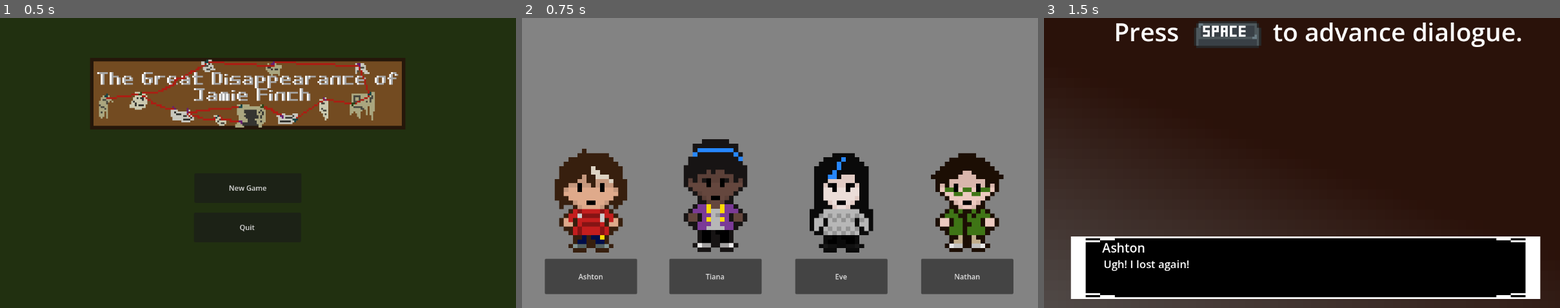
Above: before the commit, frames 1-3 (left to right).
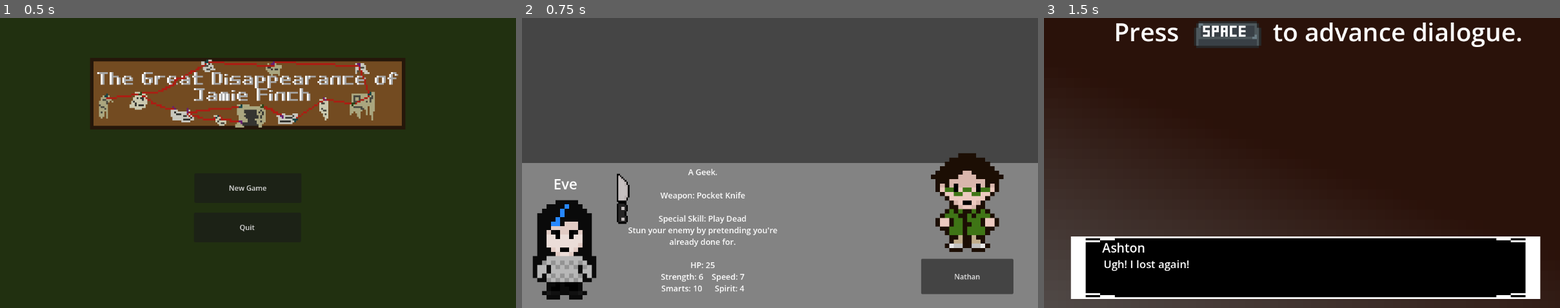
Above: after the commit, the same moments.

Repository: eRues/The-Great-Disappearance-of-Jamie-Finch
Game: Godot game, scene res://main_menu.tscn
Same seed, same stepped clock (60 frames per second), same inputs: the game is played once before the commit and once after it.
Inputs (mouse positions are in pixels of both pictures, inside the frame that each line leads up to; where the layout moved, square brackets give the same spot in the first picture):
- Up to frame 1 (0.5 s): no input
- Up to frame 2 (0.75 s): click "New Game" at 0.5 s
- Up to frame 3 (1.5 s): click (1173, 90) [1111, 276] at 1.25 s

Frame 1 is identical in both runs. In frame 2, 68% of the frame differs, in the area x 0-100%, y 0-98%; in frame 3, nothing differs.

Commit message:
character select changes began

Diff:
--- a/ash_avatar.tscn
+++ b/ash_avatar.tscn
@@ -1,39 +1,72 @@
-[gd_scene load_steps=4 format=3 uid="uid://dvfaipfafntli"]
+[gd_scene format=3 uid="uid://dvfaipfafntli"]
 
 [ext_resource type="Script" uid="uid://cbxrf8dpjktcw" path="res://ash_avatar_again.gd" id="1_o27im"]
 [ext_resource type="Texture2D" uid="uid://d2v472ogt8u6x" path="res://Assets/Player Characters/Ashton/ashton_avatar.png" id="1_qssd1"]
 [ext_resource type="Script" uid="uid://b1aaigj17xljg" path="res://avatar_text.gd" id="2_hcfmy"]
+[ext_resource type="Texture2D" uid="uid://imaincasmpw5" path="res://Assets/Items/Weapons/ash_bat.png" id="4_hcfmy"]
 
-[node name="ash_avatar" type="Node2D"]
+[sub_resource type="StyleBoxEmpty" id="StyleBoxEmpty_c5ph0"]
+
+[sub_resource type="StyleBoxEmpty" id="StyleBoxEmpty_hcfmy"]
+
+[node name="ash_avatar" type="Node2D" unique_id=520404971]
 script = ExtResource("1_o27im")
 
-[node name="AshtonAvatar" type="Sprite2D" parent="."]
-position = Vector2(178, 372)
+[node name="AshtonAvatar" type="Sprite2D" parent="." unique_id=1958848714]
+visible = false
+position = Vector2(95.00002, 189)
 scale = Vector2(10.0996, 9.67188)
 texture = ExtResource("1_qssd1")
 
-[node name="PlayerText" type="RichTextLabel" parent="."]
-offset_left = 70.0
-offset_top = 72.0
-offset_right = 288.0
-offset_bottom = 216.0
+[node name="name_label" type="Label" parent="." unique_id=1219552422]
+visible = false
+offset_left = 43.0
+offset_top = 20.0
+offset_right = 184.0
+offset_bottom = 78.0
+theme_override_font_sizes/font_size = 32
+text = "Ashton"
+
+[node name="PlayerText" type="RichTextLabel" parent="." unique_id=749489628]
+visible = false
+offset_left = 229.0
+offset_top = 7.0
+offset_right = 579.0
+offset_bottom = 320.0
+theme_override_font_sizes/normal_font_size = 18
 text = "A Baseball Player.
+
 Weapon: Splintered Bat
+
 Special Skill: Foul Ball
+Use your bat to knock out your enemy and give yourself an advantage.
+
 HP: 30
 Strength: 10    Speed: 8
 Smarts: 4         Spirit: 5"
 horizontal_alignment = 1
 script = ExtResource("2_hcfmy")
 
-[node name="ash_button" type="Button" parent="."]
-offset_left = 75.0
-offset_top = 502.0
-offset_right = 281.0
-offset_bottom = 581.0
+[node name="AshBat" type="Sprite2D" parent="." unique_id=783397050]
+visible = false
+position = Vector2(232, 80)
+scale = Vector2(3.5, 3.5)
+texture = ExtResource("4_hcfmy")
+
+[node name="cover" type="ColorRect" parent="." unique_id=743227037]
+offset_right = 578.0
+offset_bottom = 324.0
+color = Color(0.0627451, 0.0627451, 0.0627451, 0.5411765)
+
+[node name="ash_button" type="Button" parent="." unique_id=325025413]
+offset_left = 1.0
+offset_top = 1.0
+offset_right = 579.0
+offset_bottom = 325.0
 mouse_filter = 1
 mouse_force_pass_scroll_events = false
-text = "Ashton"
+theme_override_styles/normal = SubResource("StyleBoxEmpty_c5ph0")
+theme_override_styles/hover = SubResource("StyleBoxEmpty_hcfmy")
 
 [connection signal="mouse_entered" from="ash_button" to="." method="_on_ash_button_mouse_entered"]
 [connection signal="mouse_exited" from="ash_button" to="." method="_on_ash_button_mouse_exited"]
--- a/ash_avatar_again.gd
+++ b/ash_avatar_again.gd
@@ -1,5 +1,4 @@
 extends Node2D
-@onready var text = get_node("PlayerText")
 
 func _on_ash_button_pressed() -> void:
 	Global.ash_chosen = true
@@ -9,7 +8,15 @@
 	get_tree().change_scene_to_file("res://opening_cutscene.tscn")
 
 func _on_ash_button_mouse_entered() -> void:
-	text.visible = true
+	$cover.visible = false
+	$AshtonAvatar.visible = true
+	$name_label.visible = true
+	$PlayerText.visible = true
+	$AshBat.visible = true
 
 func _on_ash_button_mouse_exited() -> void:
-	text.visible = false
+	$cover.visible = true
+	$AshtonAvatar.visible = false
+	$name_label.visible = false
+	$PlayerText.visible = false
+	$AshBat.visible = false
--- a/character_select.tscn
+++ b/character_select.tscn
@@ -6,22 +6,21 @@
 [ext_resource type="PackedScene" uid="uid://cr38yo2fdkgxv" path="res://eve_avatar.tscn" id="4_aoibv"]
 [ext_resource type="PackedScene" uid="uid://mfomhv5g46nd" path="res://nate_avatar.tscn" id="5_mn8d4"]
 
-[node name="character_select" type="Node2D"]
+[node name="character_select" type="Node2D" unique_id=1717440500]
 script = ExtResource("1_tddig")
 
-[node name="temp_rect" type="ColorRect" parent="."]
+[node name="temp_rect" type="ColorRect" parent="." unique_id=869321777]
 offset_right = 1160.0
 offset_bottom = 652.0
 color = Color(0.515208, 0.515208, 0.515208, 1)
 
-[node name="ash_avatar" parent="." instance=ExtResource("2_5duen")]
-position = Vector2(-24, 36)
+[node name="ash_avatar" parent="." unique_id=1919568144 instance=ExtResource("2_5duen")]
 
-[node name="tia_avatar" parent="." instance=ExtResource("3_6yhuy")]
-position = Vector2(254, 36)
+[node name="tia_avatar" parent="." unique_id=974653327 instance=ExtResource("3_6yhuy")]
+position = Vector2(578, 0)
 
-[node name="eve_avatar" parent="." instance=ExtResource("4_aoibv")]
-position = Vector2(535, 36)
+[node name="eve_avatar" parent="." unique_id=1002239509 instance=ExtResource("4_aoibv")]
+position = Vector2(0, 324)
 
-[node name="nate_avatar" parent="." instance=ExtResource("5_mn8d4")]
+[node name="nate_avatar" parent="." unique_id=765504514 instance=ExtResource("5_mn8d4")]
 position = Vector2(816, 36)
--- a/eve_avatar.gd
+++ b/eve_avatar.gd
@@ -1,5 +1,4 @@
 extends Node2D
-@onready var text = get_node("PlayerText")
 
 func _on_eve_button_pressed() -> void:
 	Global.eve_chosen = true
@@ -9,7 +8,15 @@
 	get_tree().change_scene_to_file("res://opening_cutscene.tscn")
 
 func _on_eve_button_mouse_entered() -> void:
-	text.visible = true
+	$cover.visible = false
+	$EveAvatar.visible = true
+	$PlayerText.visible = true
+	$EveKnife.visible = true
+	$name_label.visible = true
 
 func _on_eve_button_mouse_exited() -> void:
-	text.visible = false
+	$cover.visible = true
+	$EveAvatar.visible = false
+	$PlayerText.visible = false
+	$EveKnife.visible = false
+	$name_label.visible = false
--- a/eve_avatar.tscn
+++ b/eve_avatar.tscn
@@ -3,38 +3,69 @@
 [ext_resource type="Texture2D" uid="uid://ba3psg6umvn0m" path="res://Assets/Player Characters/Eve/eve_avatar.png" id="1_ihoy8"]
 [ext_resource type="Script" uid="uid://d2lytojdslakk" path="res://eve_avatar.gd" id="1_k2eby"]
 [ext_resource type="Script" uid="uid://b1aaigj17xljg" path="res://avatar_text.gd" id="2_ne5xb"]
+[ext_resource type="Texture2D" uid="uid://ddfvr6c6ixrtn" path="res://Assets/Items/Weapons/eve_knife.png" id="4_tes11"]
+
+[sub_resource type="StyleBoxTexture" id="StyleBoxTexture_7ds0n"]
+
+[sub_resource type="StyleBoxEmpty" id="StyleBoxEmpty_7pheg"]
 
 [node name="eve_avatar" type="Node2D" unique_id=1035755401]
 script = ExtResource("1_k2eby")
 
 [node name="EveAvatar" type="Sprite2D" parent="." unique_id=1789290246]
-position = Vector2(178, 372)
+visible = false
+position = Vector2(95, 189)
 scale = Vector2(10.1, 9.672)
 texture = ExtResource("1_ihoy8")
 
-[node name="eve_button" type="Button" parent="." unique_id=1466429336]
-offset_left = 75.0
-offset_top = 502.0
-offset_right = 281.0
-offset_bottom = 581.0
-mouse_filter = 1
-mouse_force_pass_scroll_events = false
-text = "Eve"
+[node name="PlayerText" type="RichTextLabel" parent="." unique_id=775579916]
+visible = false
+offset_left = 229.0
+offset_top = 7.0
+offset_right = 579.0
+offset_bottom = 320.0
+theme_override_font_sizes/normal_font_size = 18
+text = "A Geek.
 
-[node name="PlayerText" type="RichTextLabel" parent="." unique_id=775579916]
-offset_left = 52.0
-offset_top = 72.0
-offset_right = 306.0
-offset_bottom = 221.0
-text = "A Geek.
 Weapon: Pocket Knife
+
 Special Skill: Play Dead
+Stun your enemy by pretending you're already done for.
+
 HP: 25
 Strength: 6    Speed: 7
 Smarts: 10      Spirit: 4"
 horizontal_alignment = 1
 script = ExtResource("2_ne5xb")
 
+[node name="EveKnife" type="Sprite2D" parent="." unique_id=952271902]
+visible = false
+position = Vector2(222.00002, 80.00001)
+scale = Vector2(3.5, 3.5)
+texture = ExtResource("4_tes11")
+
+[node name="name_label" type="Label" parent="." unique_id=2049044468]
+visible = false
+offset_left = 70.0
+offset_top = 24.0
+offset_right = 123.0
+offset_bottom = 69.0
+theme_override_font_sizes/font_size = 32
+text = "Eve"
+
+[node name="cover" type="ColorRect" parent="." unique_id=162152294]
+offset_right = 578.0
+offset_bottom = 324.0
+color = Color(0.0627451, 0.0627451, 0.0627451, 0.5411765)
+
+[node name="eve_button" type="Button" parent="." unique_id=1466429336]
+offset_right = 578.0
+offset_bottom = 324.0
+mouse_filter = 1
+mouse_force_pass_scroll_events = false
+theme_override_styles/normal = SubResource("StyleBoxTexture_7ds0n")
+theme_override_styles/hover = SubResource("StyleBoxEmpty_7pheg")
+
 [connection signal="mouse_entered" from="eve_button" to="." method="_on_eve_button_mouse_entered"]
 [connection signal="mouse_exited" from="eve_button" to="." method="_on_eve_button_mouse_exited"]
 [connection signal="pressed" from="eve_button" to="." method="_on_eve_button_pressed"]
--- a/tia_avatar.gd
+++ b/tia_avatar.gd
@@ -1,5 +1,4 @@
 extends Node2D
-@onready var text = get_node("PlayerText")
 
 func _on_tia_button_pressed() -> void:
 	Global.tia_chosen = true
@@ -9,7 +8,15 @@
 	get_tree().change_scene_to_file("res://opening_cutscene.tscn")
 
 func _on_tia_button_mouse_entered() -> void:
-	text.visible = true
+	$cover.visible = false
+	$TianaAvatar.visible = true
+	$PlayerText.visible = true
+	$TiaBottle.visible = true
+	$name_label.visible = true
 
 func _on_tia_button_mouse_exited() -> void:
-	text.visible = false
+	$cover.visible = true
+	$TianaAvatar.visible = false
+	$PlayerText.visible = false
+	$TiaBottle.visible = false
+	$name_label.visible = false
--- a/tia_avatar.tscn
+++ b/tia_avatar.tscn
@@ -1,40 +1,71 @@
-[gd_scene load_steps=4 format=3 uid="uid://d4gw7gdv07jsp"]
+[gd_scene format=3 uid="uid://d4gw7gdv07jsp"]
 
 [ext_resource type="Script" uid="uid://cwmkr2uxq3iw1" path="res://tia_avatar.gd" id="1_2vjdm"]
 [ext_resource type="Texture2D" uid="uid://c1u74ejr5u70y" path="res://Assets/Player Characters/Tiana/tiana_avatar.png" id="1_hbrys"]
 [ext_resource type="Script" uid="uid://b1aaigj17xljg" path="res://avatar_text.gd" id="3_sgkuc"]
+[ext_resource type="Texture2D" uid="uid://cbxfd75hqja15" path="res://Assets/Items/Weapons/tia_bottle.png" id="4_sgkuc"]
 
-[node name="tia_avatar" type="Node2D"]
+[sub_resource type="StyleBoxEmpty" id="StyleBoxEmpty_sgkuc"]
+
+[sub_resource type="StyleBoxEmpty" id="StyleBoxEmpty_wj4mq"]
+
+[node name="tia_avatar" type="Node2D" unique_id=1433994445]
 script = ExtResource("1_2vjdm")
 
-[node name="TianaAvatar" type="Sprite2D" parent="."]
-position = Vector2(178, 361)
+[node name="TianaAvatar" type="Sprite2D" parent="." unique_id=1858134023]
+visible = false
+position = Vector2(95, 189)
 scale = Vector2(10.1, 9.672)
 texture = ExtResource("1_hbrys")
 
-[node name="tia_button" type="Button" parent="."]
-offset_left = 75.0
-offset_top = 502.0
-offset_right = 281.0
-offset_bottom = 581.0
-mouse_filter = 1
-mouse_force_pass_scroll_events = false
-text = "Tiana"
+[node name="PlayerText" type="RichTextLabel" parent="." unique_id=980327547]
+visible = false
+offset_left = 229.0
+offset_top = 7.0
+offset_right = 579.0
+offset_bottom = 320.0
+theme_override_font_sizes/normal_font_size = 18
+text = "A Track Runner.
 
-[node name="PlayerText" type="RichTextLabel" parent="."]
-offset_left = 52.0
-offset_top = 72.0
-offset_right = 306.0
-offset_bottom = 221.0
-text = "A Track Runner.
 Weapon: Hydro Holder
+
 Special Skill: Greater Endurance
+Take a turn to steady yourself and gather your strength.
+
 HP: 28
 Strength: 6    Speed: 10
 Smarts: 5         Spirit: 9"
 horizontal_alignment = 1
 script = ExtResource("3_sgkuc")
 
+[node name="TiaBottle" type="Sprite2D" parent="." unique_id=888086211]
+visible = false
+position = Vector2(221.00002, 80.00001)
+scale = Vector2(3.5, 3.5)
+texture = ExtResource("4_sgkuc")
+
+[node name="name_label" type="Label" parent="." unique_id=859767326]
+visible = false
+offset_left = 53.0
+offset_top = 13.0
+offset_right = 137.0
+offset_bottom = 58.0
+theme_override_font_sizes/font_size = 32
+text = "Tiana"
+
+[node name="cover" type="ColorRect" parent="." unique_id=344302747]
+offset_right = 578.0
+offset_bottom = 324.0
+color = Color(0.0627451, 0.0627451, 0.0627451, 0.5411765)
+
+[node name="tia_button" type="Button" parent="." unique_id=484614696]
+offset_right = 578.0
+offset_bottom = 324.0
+mouse_filter = 1
+mouse_force_pass_scroll_events = false
+theme_override_styles/normal = SubResource("StyleBoxEmpty_sgkuc")
+theme_override_styles/hover = SubResource("StyleBoxEmpty_wj4mq")
+
 [connection signal="mouse_entered" from="tia_button" to="." method="_on_tia_button_mouse_entered"]
 [connection signal="mouse_exited" from="tia_button" to="." method="_on_tia_button_mouse_exited"]
 [connection signal="pressed" from="tia_button" to="." method="_on_tia_button_pressed"]
Not shown: 1 places in character_select.tscn that only renumber resources
